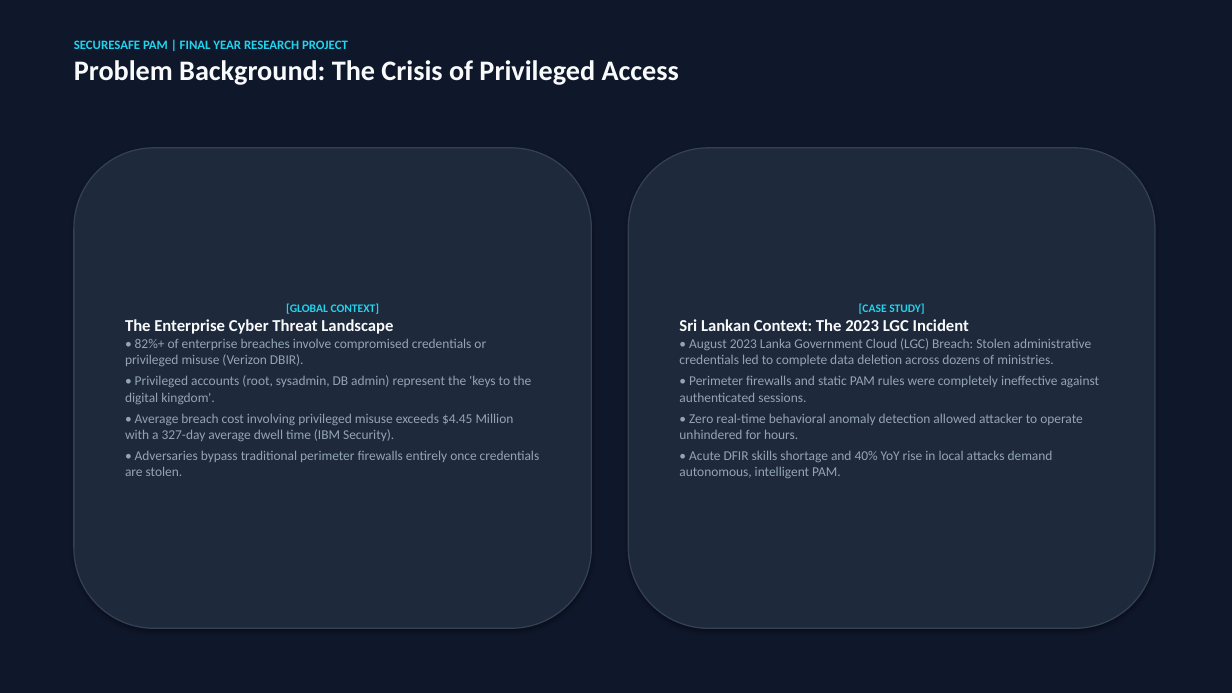
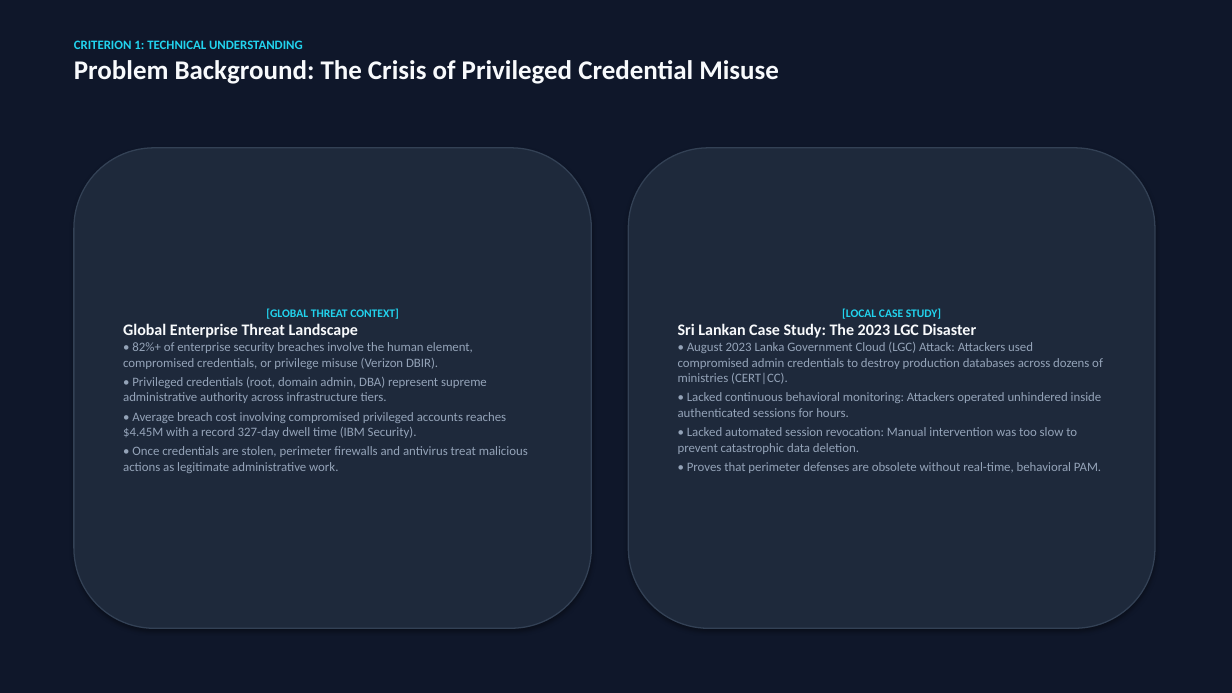
Before and after one commit to Poornadananjaya2001/Dynamic-PAM-System-, a slide deck: slide 3 of PRESENTATION_SLIDES_SECURESAFE_PAM.pptx (slide 2 before the commit). Drawn at 1232x693 pixels with LibreOffice and Linux fonts; fonts in the diff are those of the drawing. Boxes give left, top, right and bottom in pixels: in the first picture for what was removed or moved away, otherwise in the second. Text is boxed around its words. In the diff, an @@ line names an element or a change of style, - is before the commit and + after.

```diff
--- a/PRESENTATION_SLIDES_SECURESAFE_PAM.pptx
+++ b/PRESENTATION_SLIDES_SECURESAFE_PAM.pptx
@@ text at (74,40,779,84): text changed; size 22 to 21 pt @@
-SECURESAFE PAM | FINAL YEAR RESEARCH PROJECT
-Problem Background: The Crisis of Privileged Access
+CRITERION 1: TECHNICAL UNDERSTANDING
+Problem Background: The Crisis of Privileged Credential Misuse
@@ text in rounded rectangle at (123,308,528,473): text changed; size 10.5 to 10 pt @@
-[GLOBAL CONTEXT]
-The Enterprise Cyber Threat Landscape
-• 82%+ of enterprise breaches involve compromised credentials or privileged misuse (Verizon DBIR).
-• Privileged accounts (root, sysadmin, DB admin) represent the 'keys to the digital kingdom'.
-• Average breach cost involving privileged misuse exceeds $4.45 Million with a 327-day average dwell time (IBM Security).
-• Adversaries bypass traditional perimeter firewalls entirely once credentials are stolen.
+[GLOBAL THREAT CONTEXT]
+Global Enterprise Threat Landscape
+• 82%+ of enterprise security breaches involve the human element, compromised credentials, or privilege misuse (Verizon DBIR).
+• Privileged credentials (root, domain admin, DBA) represent supreme administrative authority across infrastructure tiers.
+• Average breach cost involving compromised privileged accounts reaches $4.45M with a record 327-day dwell time (IBM Security).
+• Once credentials are stolen, perimeter firewalls and antivirus treat malicious actions as legitimate administrative work.
@@ text in rounded rectangle at (678,308,1103,473): text changed; size 10.5 to 10 pt @@
-[CASE STUDY]
-Sri Lankan Context: The 2023 LGC Incident
-• August 2023 Lanka Government Cloud (LGC) Breach: Stolen administrative credentials led to complete data deletion across dozens of ministries.
-• Perimeter firewalls and static PAM rules were completely ineffective against authenticated sessions.
-• Zero real-time behavioral anomaly detection allowed attacker to operate unhindered for hours.
-• Acute DFIR skills shortage and 40% YoY rise in local attacks demand autonomous, intelligent PAM.
+[LOCAL CASE STUDY]
+Sri Lankan Case Study: The 2023 LGC Disaster
+• August 2023 Lanka Government Cloud (LGC) Attack: Attackers used compromised admin credentials to destroy production databases across dozens of ministries (CERT|CC).
+• Lacked continuous behavioral monitoring: Attackers operated unhindered inside authenticated sessions for hours.
+• Lacked automated session revocation: Manual intervention was too slow to prevent catastrophic data deletion.
+• Proves that perimeter defenses are obsolete without real-time, behavioral PAM.
```
Also in this commit, not shown: 18 other slides changed, 7 slides added, 1 slide removed, 1 other file.
